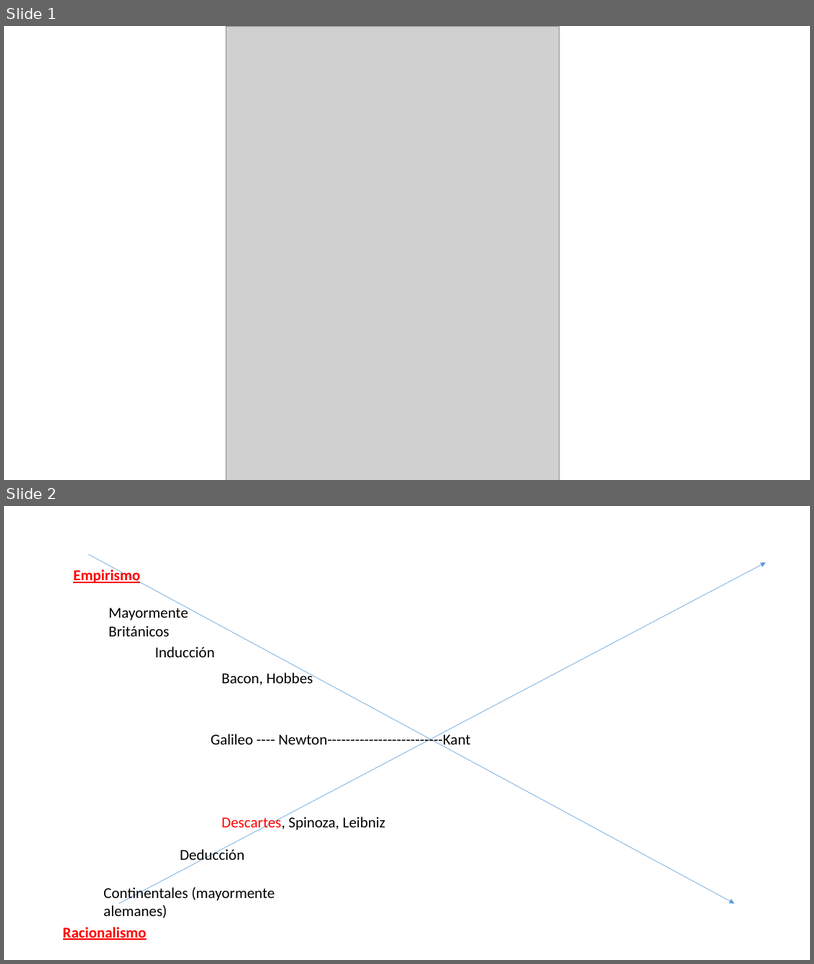
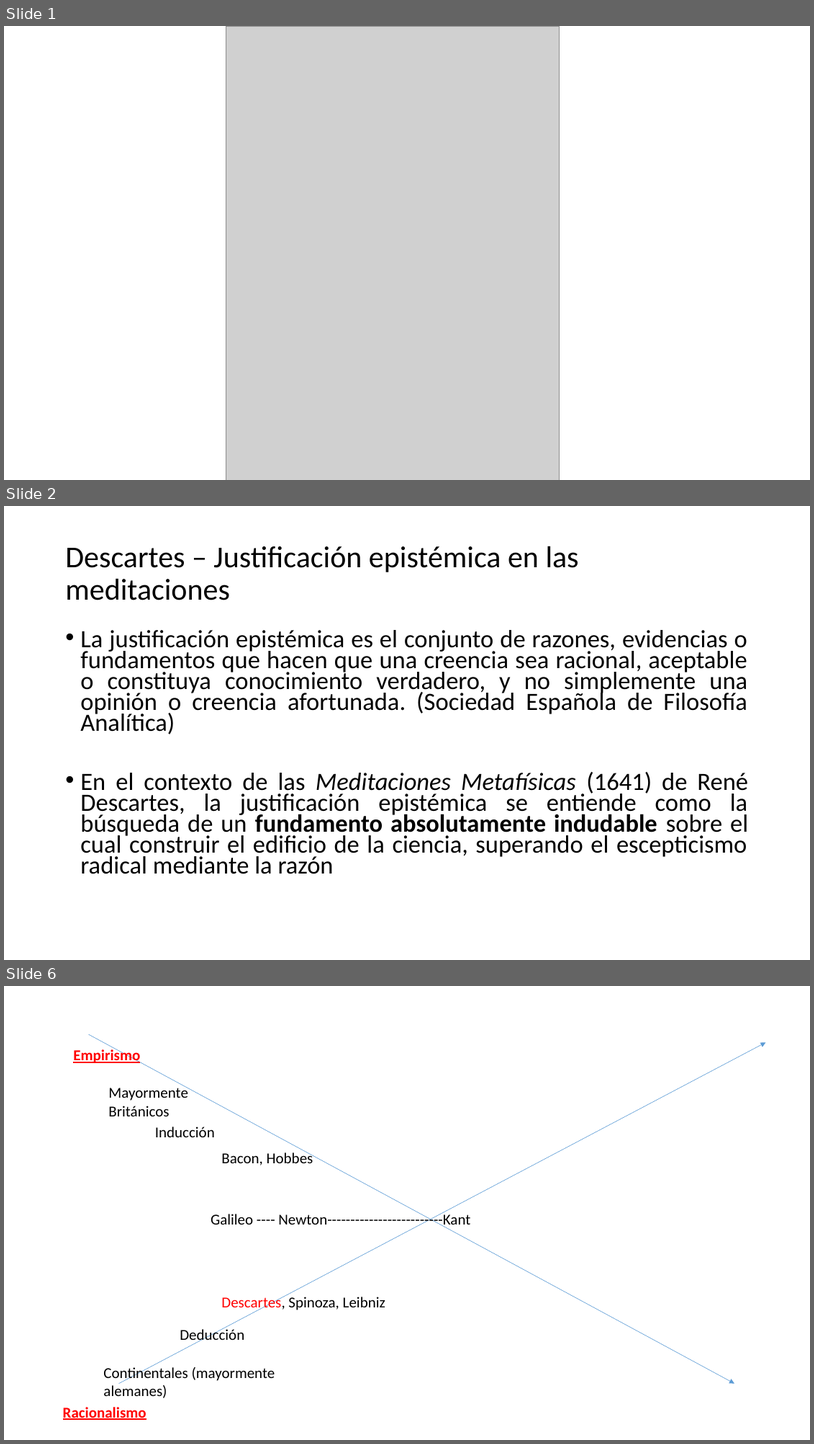
Before and after one commit to zaboltar/ArchaeologyJourney, a slide deck: DigSite/New Arcaism/uarm 2026 a/p crit raymond/09 Descartes.pptx. Shown one above the other, each under a label of ours: slides 1 and 2 before the commit, slides 1, 2 and 6 after it; the slides between them are not shown. The pictures are 814x964 and 814x1444 pixels, drawn with LibreOffice and Linux fonts; fonts in the diff are those of the drawing; grey boxes stand for pictures. Boxes give left, top, right and bottom in pixels: in the first picture for what was removed or moved away, otherwise in the second. Text is boxed around its words. In the diff, an @@ line names an element or a change of style, - is before the commit and + after.

```diff
--- a/DigSite/New Arcaism/uarm 2026 a/p crit raymond/09 Descartes.pptx
+++ b/DigSite/New Arcaism/uarm 2026 a/p crit raymond/09 Descartes.pptx
@@ slide 2 added at [4, 506, 810, 960], background #FFFFFF @@
@@ title added at [65, 546, 579, 600], 36 pt, text #000000 @@
+Descartes – Justificación epistémica en las meditaciones
@@ text added at [80, 630, 748, 874], 29.6 pt, text #000000 @@
+• La justificación epistémica es el conjunto de razones, evidencias o fundamentos que hacen que una creencia sea racional, aceptable o constituya conocimiento verdadero, y no simplemente una opinión o creencia afortunada. (Sociedad Española de Filosofía Analítica)
+• En el contexto de las Meditaciones Metafísicas (1641) de René Descartes, la justificación epistémica se entiende como la búsqueda de un fundamento absolutamente indudable sobre el cual construir el edificio de la ciencia, superando el escepticismo radical mediante la razón
@@ what was slide 2 is now slide 6 @@
```
Also in this commit, not shown: 4 other slides added, 8 other files.
